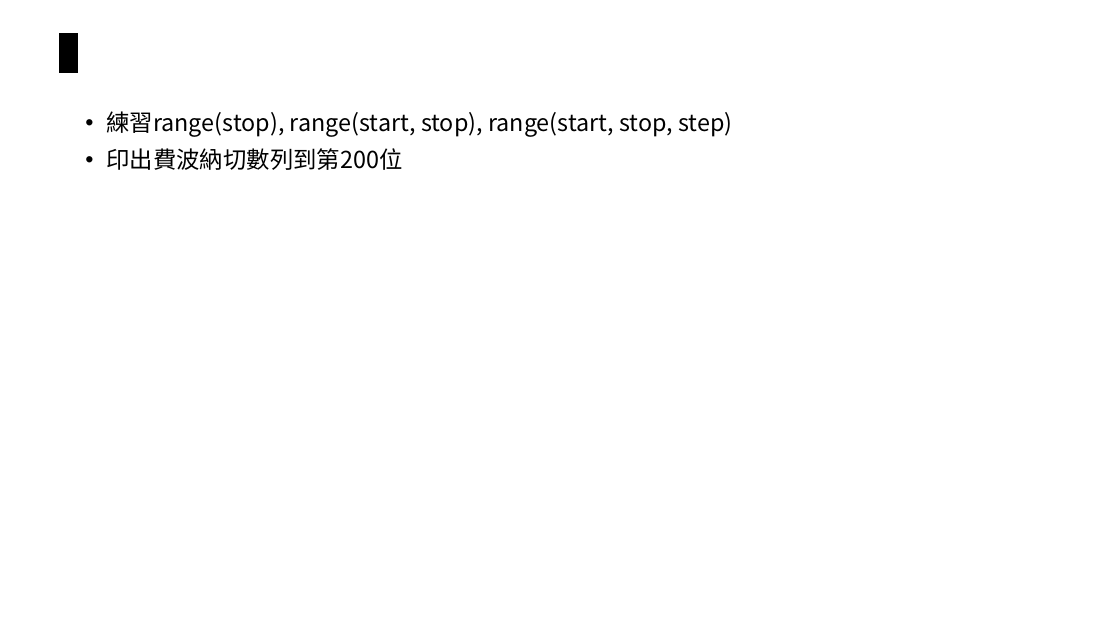
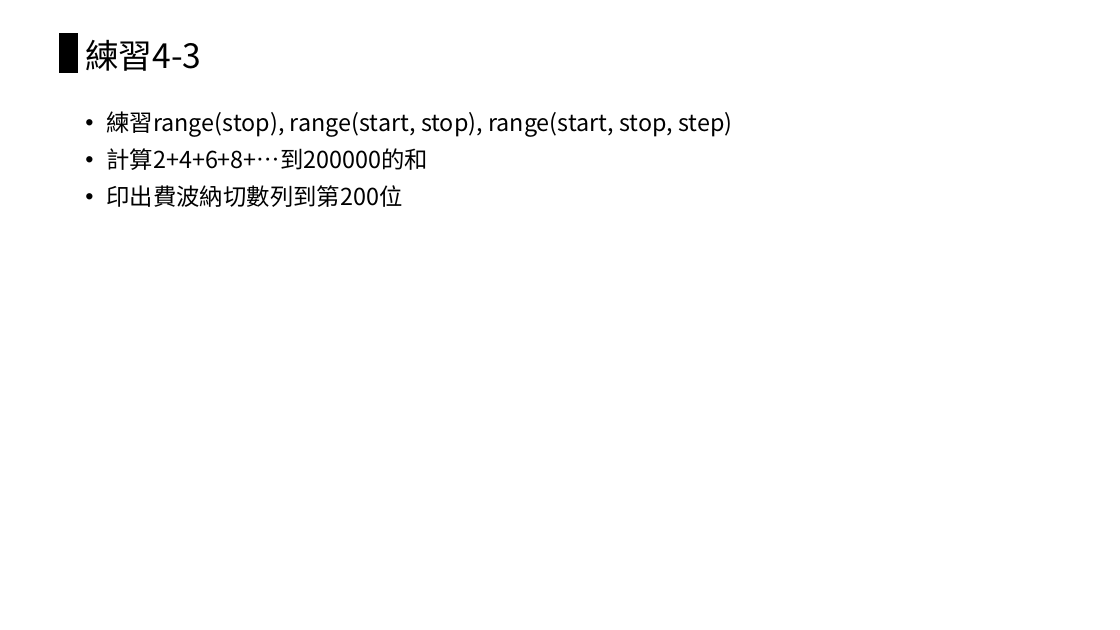
Before and after one commit to chiachin-yen/NCKU_workshop_2018, a slide deck: slide 96 of 2018_Eink工作營.pptx (slide 89 before the commit). Drawn at 1120x630 pixels with LibreOffice and Linux fonts; fonts in the diff are those of the drawing. Boxes give left, top, right and bottom in pixels: in the first picture for what was removed or moved away, otherwise in the second. Text is boxed around its words. In the diff, an @@ line names an element or a change of style, - is before the commit and + after.

```diff
--- a/2018_Eink工作營.pptx
+++ b/2018_Eink工作營.pptx
@@ title added at (85, 39, 201, 71), 28.8 pt, text #000000 @@
+練習4-3
@@ text at (106, 148, 428, 170): paragraph added @@
+• 計算2+4+6+8+…到200000的和
```
Also in this commit, not shown: 27 other slides changed, 9 slides added, 2 slides removed, 6 other files.
